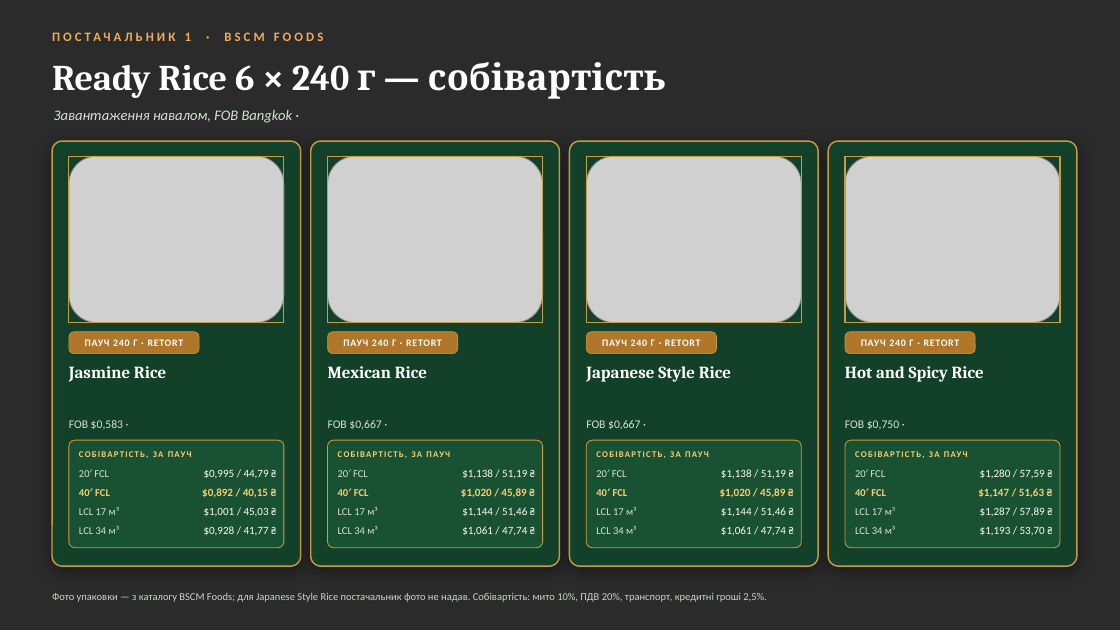
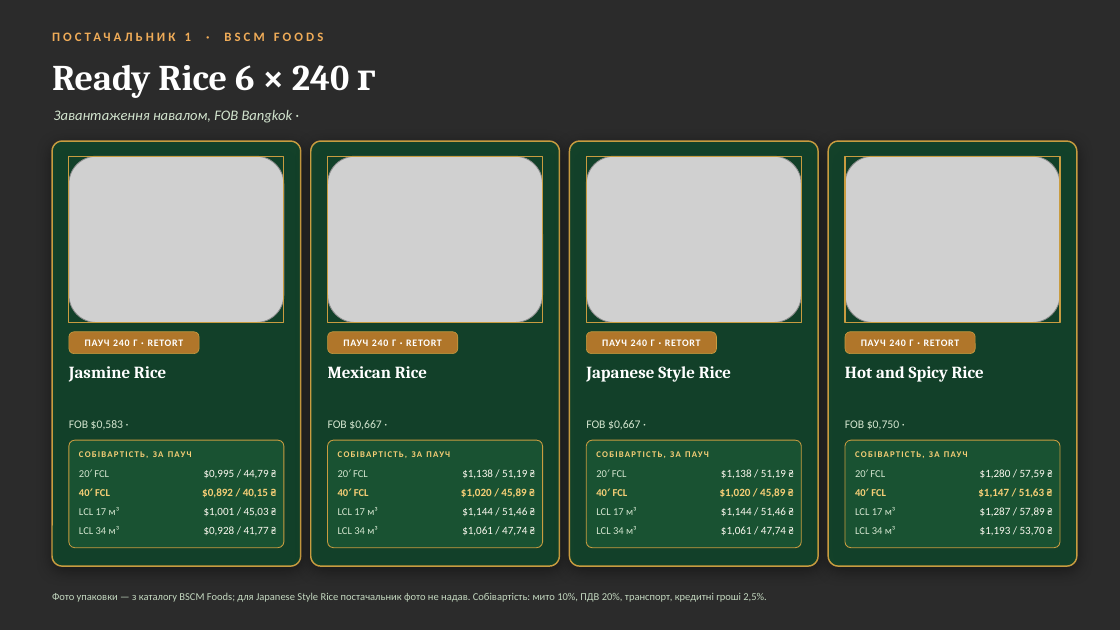
Before and after one commit to IllyaChaplygin/Chaplygin-Illya, a slide deck: slide 5 of RTE_Rice_Suppliers.pptx. Drawn at 1120x630 pixels with LibreOffice and Linux fonts; fonts in the diff are those of the drawing; grey boxes stand for pictures; background and template pictures are left out; a plain dark background stands for a picture behind light text. Boxes give left, top, right and bottom in pixels: in the first picture for what was removed or moved away, otherwise in the second. Text is boxed around its words. In the diff, an @@ line names an element or a change of style, - is before the commit and + after.

```diff
--- a/RTE_Rice_Suppliers.pptx
+++ b/RTE_Rice_Suppliers.pptx
@@ text at [52, 65, 375, 98]: text changed @@
-Ready Rice 6 × 240 г — собівартість
+Ready Rice 6 × 240 г
```
Also in this commit, not shown: 2 other slides changed, 1 slide added, 1 other file.
